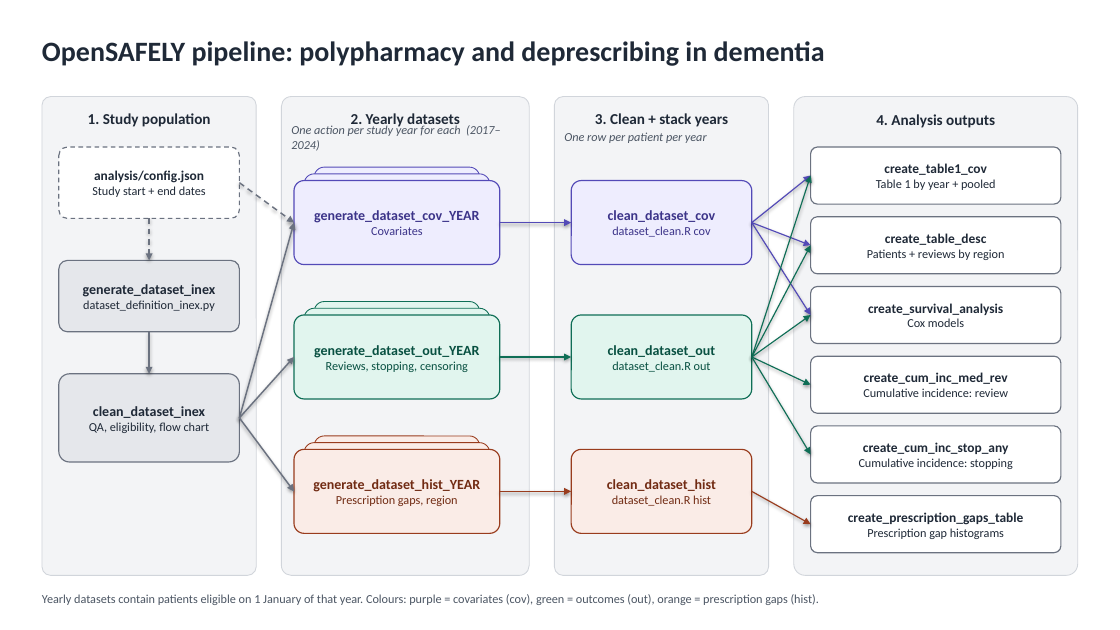
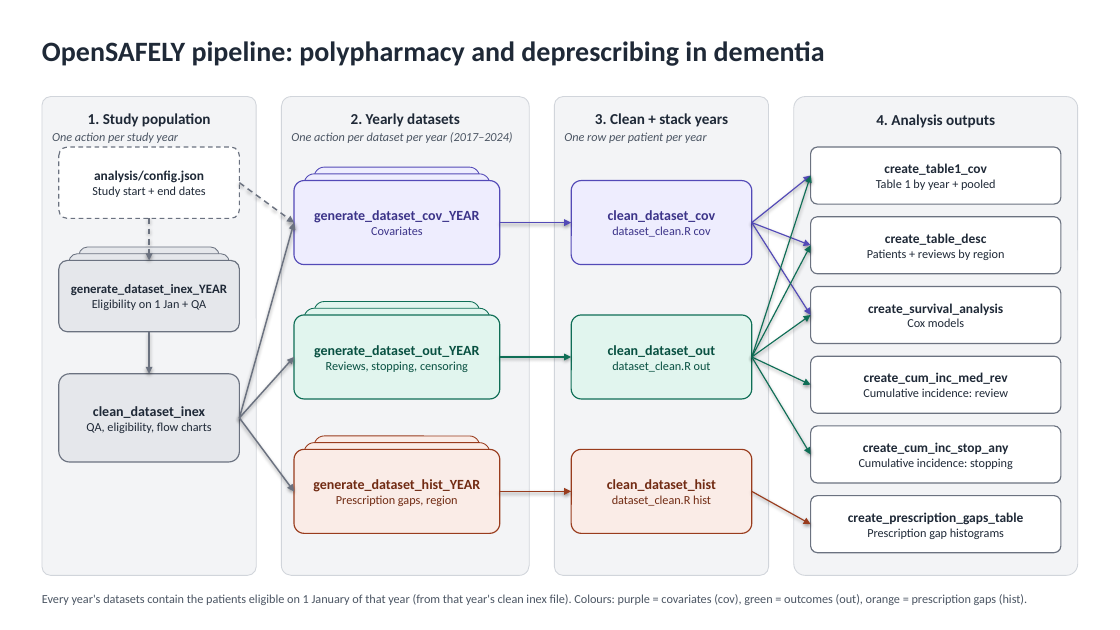
Before and after one commit to opensafely/polypharmacy-deprescribing-dementia, a slide deck: slide 1 of pipeline_diagrams/pipeline_diagram.pptx. Drawn at 1120x630 pixels with LibreOffice and Linux fonts; fonts in the diff are those of the drawing. Boxes give left, top, right and bottom in pixels: in the first picture for what was removed or moved away, otherwise in the second. Text is boxed around its words. In the diff, an @@ line names an element or a change of style, - is before the commit and + after.

Commit message:
Making inex a yearly action as well
Making inex a yearly action to match the others. This will mean we have better flow diagrams and that the piepline structure makes more sense. I've also cleaned some of the cumbersome medication code in the add variables script .

```diff
--- a/pipeline_diagrams/pipeline_diagram.pptx
+++ b/pipeline_diagrams/pipeline_diagram.pptx
@@ text added at [52, 132, 178, 143], 10.5 pt, text #4B5563, italic @@
+One action per study year
@@ text at [291, 132, 513, 143]: text changed @@
-One action per study year for each (2017–2024)
+One action per dataset per year (2017–2024)
@@ rounded rectangle added at [69, 254, 229, 325], fill #E5E7EB, outline #6B7280 0.75 pt @@
@@ rounded rectangle added at [79, 247, 219, 318], fill #E5E7EB, outline #6B7280 0.75 pt @@
@@ text in rounded rectangle at [71, 284, 227, 310]: text changed; size 10.5 to 11 pt; bold on @@
-generate_dataset_inex
-dataset_definition_inex.py
+generate_dataset_inex_YEAR
+Eligibility on 1 Jan + QA
@@ text in rounded rectangle at [86, 422, 211, 433]: text changed @@
-QA, eligibility, flow chart
+QA, eligibility, flow charts
@@ text at [42, 594, 1027, 605]: text changed @@
-Yearly datasets contain patients eligible on 1 January of that year. Colours: purple = covariates (cov), green = outcomes (out), orange = prescription gaps (hist).
+Every year's datasets contain the patients eligible on 1 January of that year (from that year's clean inex file). Colours: purple = covariates (cov), green = outcomes (out), orange = prescription gaps (hist).
```
Also in this commit, not shown: 9 other files.
